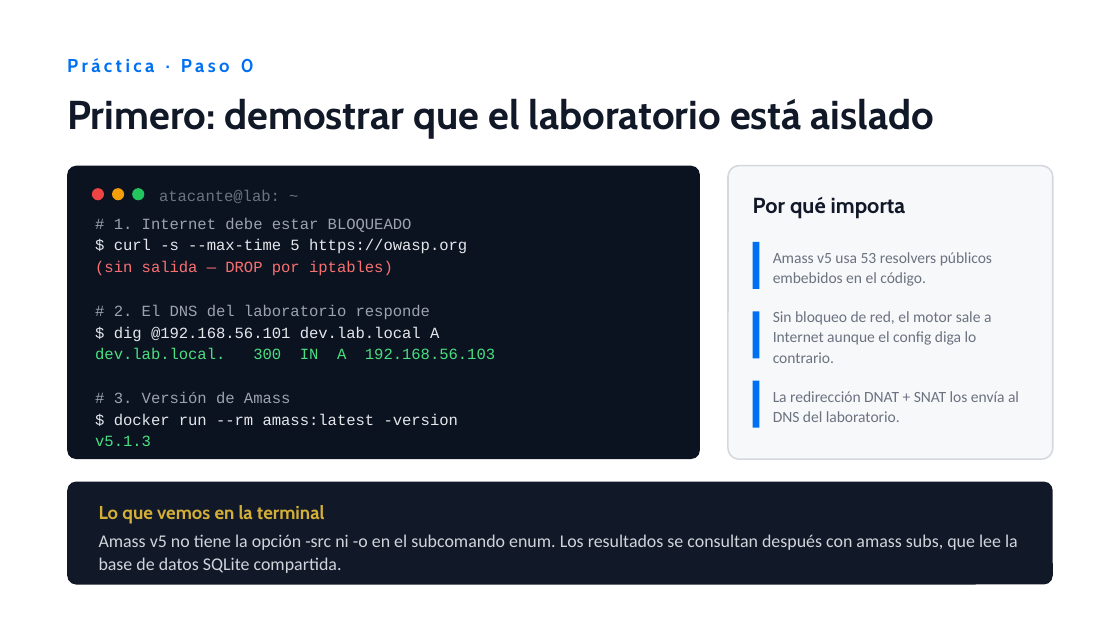
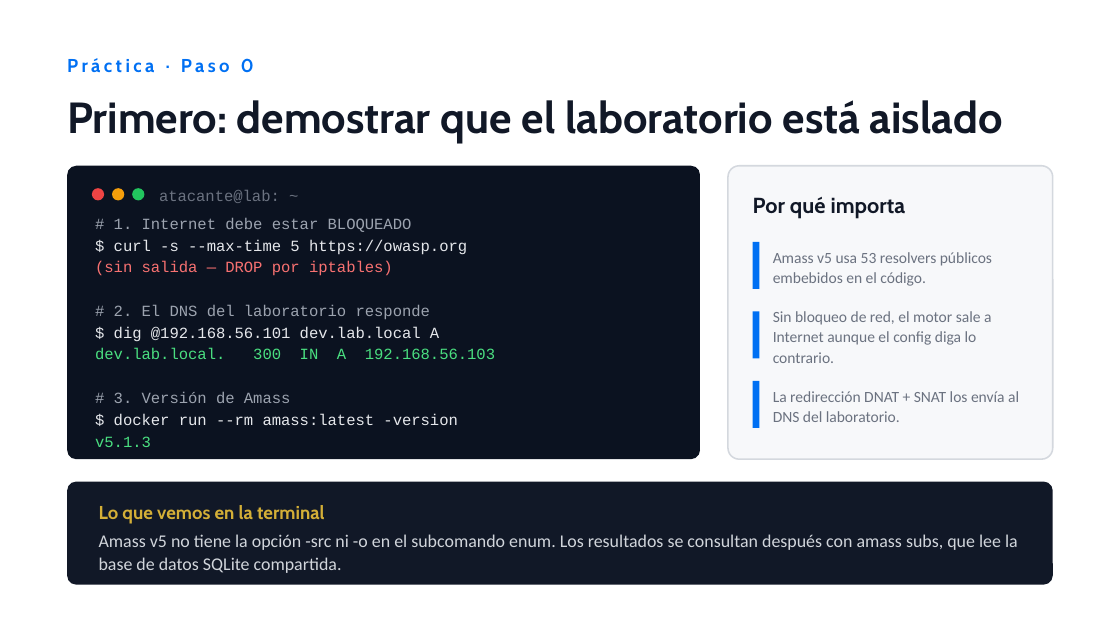
Before and after one commit to Mista299/lab-amass-owasp-seguridad-info, a slide deck: slide 8 of slides/output/OWASP-Amass-Presentacion.pptx. Drawn at 1120x630 pixels with LibreOffice and Linux fonts; fonts in the diff are those of the drawing. Boxes give left, top, right and bottom in pixels: in the first picture for what was removed or moved away, otherwise in the second. Text is boxed around its words. In the diff, an @@ line names an element or a change of style, - is before the commit and + after.

```diff
--- a/slides/output/OWASP-Amass-Presentacion.pptx
+++ b/slides/output/OWASP-Amass-Presentacion.pptx
@@ text "Primero: demostrar que el laboratorio ..." at (67, 100, 1003, 144): size 25.9 to 28 pt; line spacing 0.9 to 1 @@
```
Also in this commit, not shown: 3 other slides changed, 9 other files.
